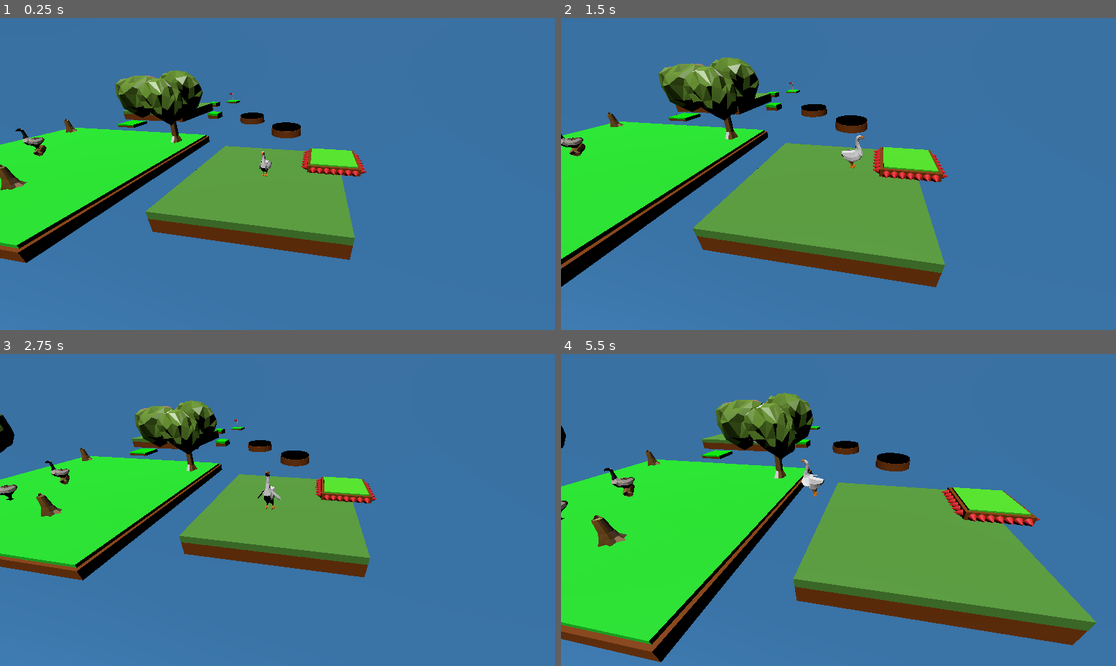
Above: before the commit, frames 1-4 (two rows, left to right).
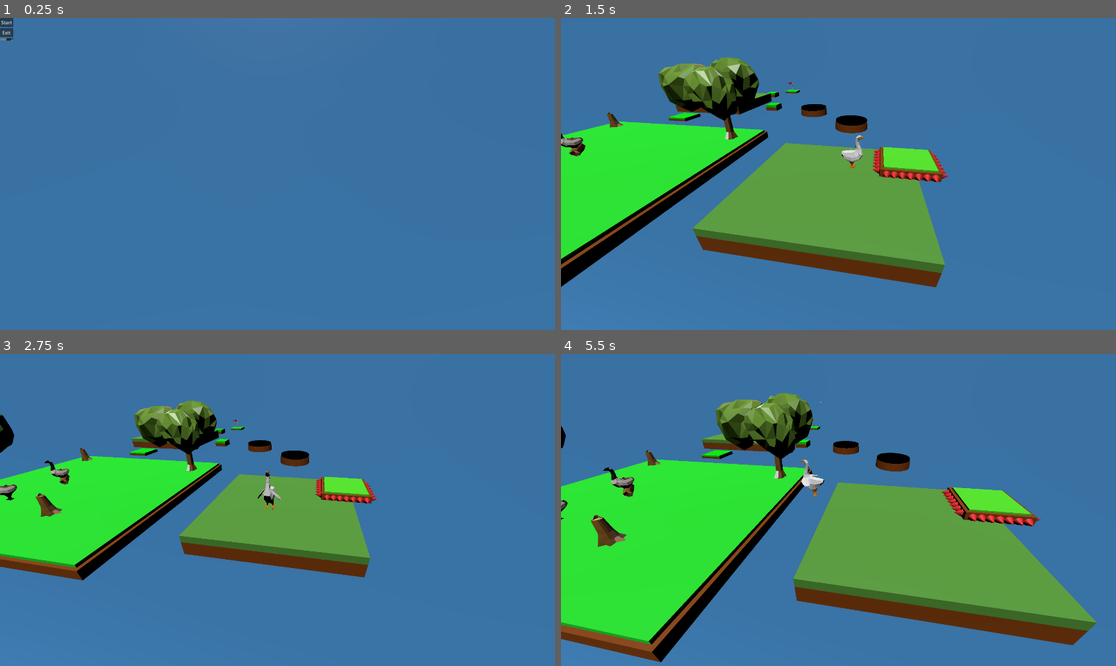
Above: after the commit, the same moments.

Repository: nialdixon8/3DGooseGame
Game: Godot game, scene res://main.tscn
Two runs of this game, one before a commit and one after it. Both use one fixed random seed, a clock stepped at 60 frames per second and the inputs below.
Inputs (mouse positions are in pixels of both pictures, inside the frame that each line leads up to):
- Up to frame 1 (0.25 s): no input
- Up to frame 2 (1.5 s): click (566, 21) at 0.5 s, where only the run after the commit has a clickable "Start"; tap Enter (ui_accept) at 1.25 s; hold Right (ui_right) from 1.28 s (still down); tap E (attack) at 1.35 s
- Up to frame 3 (2.75 s): tap Enter (ui_accept) at 1.52, 2.27 s; release Right (ui_right) at 2.03 s; hold Down (ui_down) from 2.03 s (still down); tap E (attack) at 2.1 s
- Up to frame 4 (5.5 s): release Down (ui_down) at 2.78 s; hold Right (ui_right) 2.78-3.53 s; tap E (attack) every 0.75 s from 2.85 to 5.1 s; hold Up (ui_up) 3.53-4.28 s; tap Enter (ui_accept) at 3.77, 4.52, 5.27 s; hold Left (ui_left) from 4.28 s (still down)

The runs differ from the first frame. In frame 1, 22% of the frame differs, in the area x 0-67%, y 0-79%; in frame 2, 0.8%; in frame 3, 0.7%; in frame 4, 1.0%.
Error after the commit: Invalid call. Nonexistent function 'reset' in base 'SubViewport'. (res://player.gd:122)

Commit message:
+ui

Diff:
--- /dev/null
+++ b/StartGameUI.gd
@@ -0,0 +1,27 @@
+extends Control
+
+
+# Called when the node enters the scene tree for the first time.
+func _ready():
+	pass # Replace with function body.
+
+
+# Called every frame. 'delta' is the elapsed time since the previous frame.
+func _process(delta):
+	pass
+
+
+func _on_start_pressed():
+
+	var camGame = get_tree().get_root().get_node("RootCanvas/Node3D/SubViewportContainer/SubViewport/cameraNode/CameraGame")
+	var camStart = get_tree().get_root().get_node("RootCanvas/Node3D/SubViewportContainer/SubViewport/cameraNode/CameraStart")
+	camGame.set_current(true)
+
+	var startScreen = get_tree().get_root().get_node("RootCanvas/StartGameUI")
+	startScreen.visible = false
+
+
+
+
+func _on_exit_pressed():
+	get_tree().quit()
--- a/cameraNode.gd
+++ b/cameraNode.gd
@@ -2,7 +2,7 @@
 
 @export_group("Properties")
 
-@onready var camera = $Camera3D
+@onready var camera = $CameraGame
 
 var target
 var camera_rotation = Vector3(-30,10,0)
--- a/main.tscn
+++ b/main.tscn
@@ -12,70 +12,114 @@
 [ext_resource type="PackedScene" uid="uid://c2nudd4rhave" path="res://mediumGrass.tscn" id="10_msldc"]
 [ext_resource type="PackedScene" uid="uid://c6ya3fj6ybjxd" path="res://spikeyPlatform.tscn" id="11_r52p1"]
 [ext_resource type="PackedScene" uid="uid://55qf2k2e80mb" path="res://background.tscn" id="12_v8jiu"]
+[ext_resource type="Script" path="res://StartGameUI.gd" id="13_k0qme"]
 
-[node name="Node3D" type="Node3D"]
+[node name="RootCanvas" type="CanvasLayer"]
+
+[node name="Node3D" type="Node3D" parent="."]
 script = ExtResource("1_drvey")
 
-[node name="DirectionalLight3D" type="DirectionalLight3D" parent="."]
+[node name="SubViewportContainer" type="SubViewportContainer" parent="Node3D"]
+offset_right = 40.0
+offset_bottom = 40.0
+
+[node name="SubViewport" type="SubViewport" parent="Node3D/SubViewportContainer"]
+size = Vector2i(1920, 1080)
+
+[node name="DirectionalLight3D" type="DirectionalLight3D" parent="Node3D/SubViewportContainer/SubViewport"]
 transform = Transform3D(1, 0, 0, 0, 0.355482, 0.934683, 0, -0.934683, 0.355482, 0, 3.91741, 0.756045)
 
-[node name="cameraNode" type="Node3D" parent="."]
+[node name="cameraNode" type="Node3D" parent="Node3D/SubViewportContainer/SubViewport"]
 transform = Transform3D(0.98085, -0.0558571, 0.186584, 0, 0.957993, 0.286792, -0.194765, -0.2813, 0.939647, 3.17835, 3.9898, 6.45874)
 script = ExtResource("4_rukaf")
 
-[node name="Camera3D" type="Camera3D" parent="cameraNode"]
+[node name="CameraGame" type="Camera3D" parent="Node3D/SubViewportContainer/SubViewport/cameraNode"]
 transform = Transform3D(1, 7.45058e-09, -1.49012e-08, 0, 1, -2.98023e-08, 0, 0, 1, 0, 0, 0)
 
-[node name="platform2" parent="." instance=ExtResource("2_34nc2")]
+[node name="CameraStart" type="Camera3D" parent="Node3D/SubViewportContainer/SubViewport/cameraNode"]
+transform = Transform3D(0.914037, -0.0296705, -0.404543, -0.0680521, 0.971969, -0.225046, 0.39988, 0.233231, 0.886397, 10.384, 8.6333, -28.8385)
+current = true
+
+[node name="platform2" parent="Node3D/SubViewportContainer/SubViewport" instance=ExtResource("2_34nc2")]
 transform = Transform3D(1, 0, 0, 0, 1, 0, 0, 0, 1, -14.1042, 0, 0.210938)
 
-[node name="enemy" parent="." node_paths=PackedStringArray("platform") instance=ExtResource("5_6god5")]
+[node name="enemy" parent="Node3D/SubViewportContainer/SubViewport" node_paths=PackedStringArray("platform") instance=ExtResource("5_6god5")]
 transform = Transform3D(1, 0, 0, 0, 1, 0, 0, 0, 1, -15.9075, 2, 0)
 defaultPos = Vector3(-15.9, 2, 0)
 platform = NodePath("../platform2")
 
-[node name="enemy3" parent="." node_paths=PackedStringArray("platform") instance=ExtResource("5_6god5")]
+[node name="enemy3" parent="Node3D/SubViewportContainer/SubViewport" node_paths=PackedStringArray("platform") instance=ExtResource("5_6god5")]
 transform = Transform3D(1, 0, 0, 0, 1, 0, 0, 0, 1, -15.9075, 2, 3)
 defaultPos = Vector3(-15.9, 2, 3)
 platform = NodePath("../platform2")
 
-[node name="enemy2" parent="." node_paths=PackedStringArray("platform") instance=ExtResource("5_6god5")]
+[node name="enemy2" parent="Node3D/SubViewportContainer/SubViewport" node_paths=PackedStringArray("platform") instance=ExtResource("5_6god5")]
 transform = Transform3D(1, 0, 0, 0, 1, 0, 0, 0, 1, -17.9591, 3, -15.9528)
 defaultPos = Vector3(-17.959, 3, -15.953)
 platform = NodePath("../largeGrass2")
 
-[node name="fallingPlatform" parent="." instance=ExtResource("6_1yd4w")]
+[node name="fallingPlatform" parent="Node3D/SubViewportContainer/SubViewport" instance=ExtResource("6_1yd4w")]
 transform = Transform3D(1, 0, 0, 0, 1, 0, 0, 0, 1, -0.250754, 0, -10.3906)
 defaultPos = Vector3(-0.251, 0, -10.391)
 
-[node name="fallingPlatform2" parent="." instance=ExtResource("6_1yd4w")]
+[node name="fallingPlatform2" parent="Node3D/SubViewportContainer/SubViewport" instance=ExtResource("6_1yd4w")]
 transform = Transform3D(1, 0, 0, 0, 1, 0, 0, 0, 1, -5.26538, 0, -15.1649)
 defaultPos = Vector3(-5.265, 0, -15.165)
 
-[node name="goal" parent="." instance=ExtResource("7_touhi")]
+[node name="goal" parent="Node3D/SubViewportContainer/SubViewport" instance=ExtResource("7_touhi")]
 transform = Transform3D(1, 0, 0, 0, 1, 0, 0, 0, 1, -13.0073, 0, -28.5573)
 
-[node name="largeGrass" parent="." instance=ExtResource("8_fpjtj")]
+[node name="largeGrass" parent="Node3D/SubViewportContainer/SubViewport" instance=ExtResource("8_fpjtj")]
 transform = Transform3D(1, 0, 0, 0, 1, 0, 0, 0, 1, 0, -0.492808, 0)
 
-[node name="largeGrass2" parent="." instance=ExtResource("8_fpjtj")]
+[node name="largeGrass2" parent="Node3D/SubViewportContainer/SubViewport" instance=ExtResource("8_fpjtj")]
 transform = Transform3D(1, 0, 0, 0, 1, 0, 0, 0, 1, -18.3105, 0, -17.7926)
 
-[node name="mediumGrass" parent="." instance=ExtResource("10_msldc")]
+[node name="mediumGrass" parent="Node3D/SubViewportContainer/SubViewport" instance=ExtResource("10_msldc")]
 transform = Transform3D(1, 0, 0, 0, 1, 0, 0, 0, 1, -17.6007, 0, -9.67977)
 
-[node name="smallGrass" parent="." instance=ExtResource("9_6g4fn")]
+[node name="smallGrass" parent="Node3D/SubViewportContainer/SubViewport" instance=ExtResource("9_6g4fn")]
 transform = Transform3D(1, 0, 0, 0, 1, 0, 0, 0, 1, -10.7316, 0, -16.0833)
 
-[node name="smallGrass2" parent="." instance=ExtResource("9_6g4fn")]
+[node name="smallGrass2" parent="Node3D/SubViewportContainer/SubViewport" instance=ExtResource("9_6g4fn")]
 transform = Transform3D(1, 0, 0, 0, 1, 0, 0, 0, 1, -15.0612, 0, -24.8811)
 
-[node name="spikeyPlatform" parent="." instance=ExtResource("11_r52p1")]
+[node name="spikeyPlatform" parent="Node3D/SubViewportContainer/SubViewport" instance=ExtResource("11_r52p1")]
 transform = Transform3D(1, 0, 0, 0, 1, 0, 0, 0, 1, 3.75388, 0.72086, -1.63544)
 
-[node name="Node3D" parent="." instance=ExtResource("12_v8jiu")]
+[node name="Background" parent="Node3D/SubViewportContainer/SubViewport" instance=ExtResource("12_v8jiu")]
 transform = Transform3D(1, 0, 0, 0, 1, 0, 0, 0, 1, 0, 3.52856, 0)
 
-[node name="player" parent="." instance=ExtResource("1_hf7sd")]
+[node name="player" parent="Node3D/SubViewportContainer/SubViewport" instance=ExtResource("1_hf7sd")]
 transform = Transform3D(1, 0, 0, 0, 1, 0, 0, 0, 1, 0, 1, 0)
 level = 1
+
+[node name="StartGameUI" type="Control" parent="."]
+layout_mode = 3
+anchors_preset = 0
+offset_right = 40.0
+offset_bottom = 40.0
+script = ExtResource("13_k0qme")
+
+[node name="MarginContainer" type="MarginContainer" parent="StartGameUI"]
+layout_mode = 0
+offset_right = 40.0
+offset_bottom = 40.0
+
+[node name="VBoxContainer" type="VBoxContainer" parent="StartGameUI/MarginContainer"]
+layout_mode = 2
+
+[node name="start" type="Button" parent="StartGameUI/MarginContainer/VBoxContainer"]
+layout_mode = 2
+text = "Start"
+
+[node name="exit" type="Button" parent="StartGameUI/MarginContainer/VBoxContainer"]
+layout_mode = 2
+text = "Exit"
+
+[node name="nickname" type="TextEdit" parent="StartGameUI/MarginContainer/VBoxContainer"]
+layout_mode = 2
+placeholder_text = "nickname"
+
+[connection signal="pressed" from="StartGameUI/MarginContainer/VBoxContainer/start" to="StartGameUI" method="_on_start_pressed"]
+[connection signal="pressed" from="StartGameUI/MarginContainer/VBoxContainer/exit" to="StartGameUI" method="_on_exit_pressed"]
--- a/project.godot
+++ b/project.godot
@@ -14,6 +14,11 @@
 run/main_scene="res://main.tscn"
 config/features=PackedStringArray("4.1", "Forward Plus")
 config/icon="res://icon.svg"
+
+[display]
+
+window/size/viewport_width=1920
+window/size/viewport_height=1080
 
 [input]
 
Not shown: 1 places in main.tscn that only renumber resources
